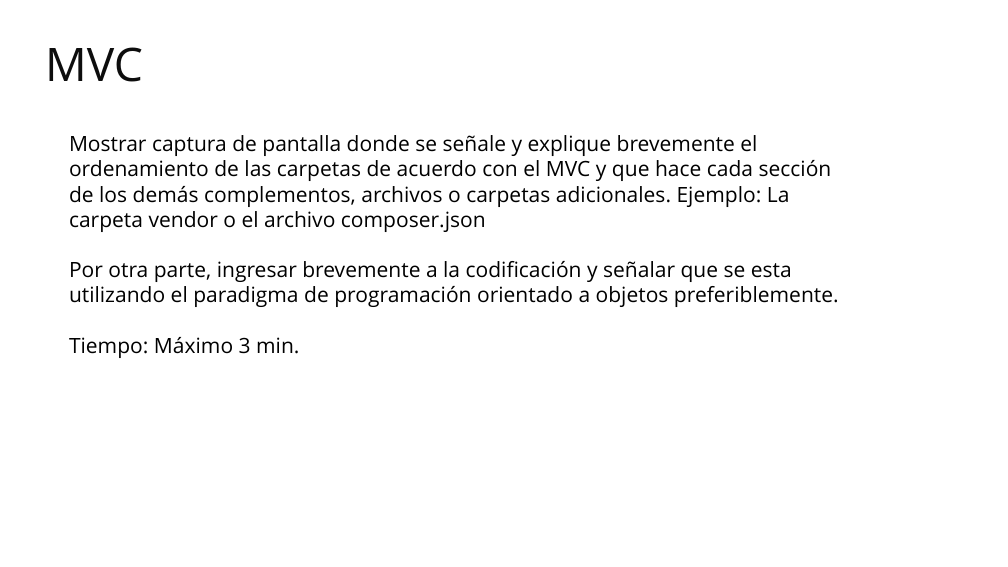
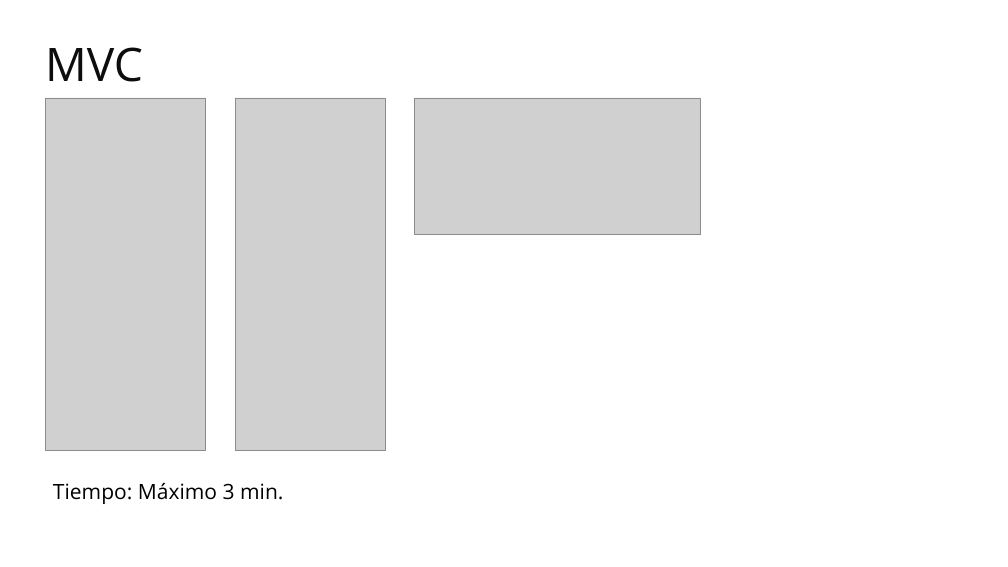
Before and after one commit to duvanfmendez/tienda_virtual, a slide deck: slide 9 of manuales/Manual de presentacion de proyecto.pptx. Drawn at 1008x567 pixels with LibreOffice and Linux fonts; fonts in the diff are those of the drawing; grey boxes stand for pictures; background and template pictures are left out. Boxes give left, top, right and bottom in pixels: in the first picture for what was removed or moved away, otherwise in the second. Text is boxed around its words. In the diff, an @@ line names an element or a change of style, - is before the commit and + after.

Commit message:
cambios manual

```diff
--- a/manuales/Manual de presentacion de proyecto.pptx
+++ b/manuales/Manual de presentacion de proyecto.pptx
@@ picture added at (x1=45, y1=98, x2=205, y2=451) @@
@@ picture added at (x1=235, y1=98, x2=385, y2=451) @@
@@ picture added at (x1=415, y1=98, x2=700, y2=234) @@
@@ text at (x1=69, y1=135, x2=839, y2=307): paragraphs removed @@
-Mostrar captura de pantalla donde se señale y explique brevemente el ordenamiento de las carpetas de acuerdo con el MVC y que hace cada sección de los demás complementos, archivos o carpetas adicionales. Ejemplo: La carpeta vendor o el archivo composer.json
-Por otra parte, ingresar brevemente a la codificación y señalar que se esta utilizando el paradigma de programación orientado a objetos preferiblemente.
@@ text "Tiempo: Máximo 3 min." moved from (x1=69, y1=135, x2=839, y2=358) to (x1=53, y1=483, x2=283, y2=504) @@
```
